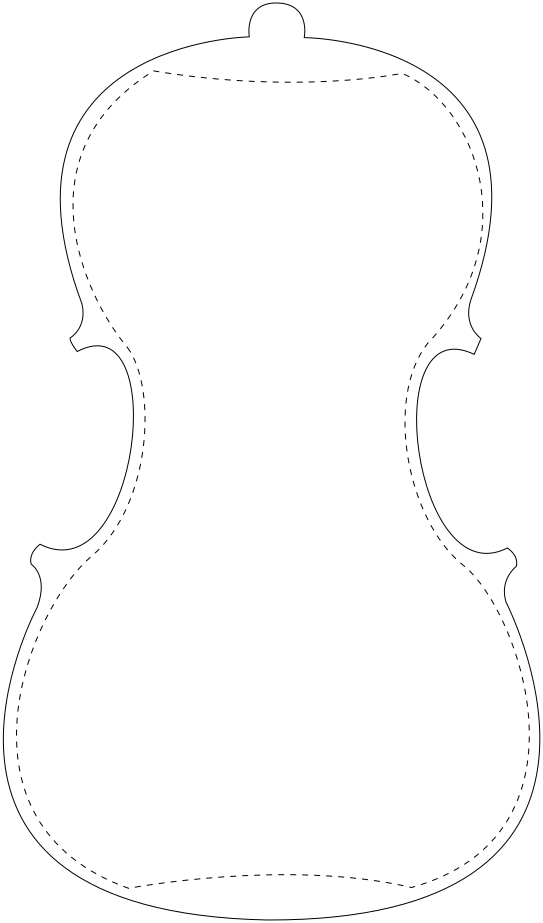
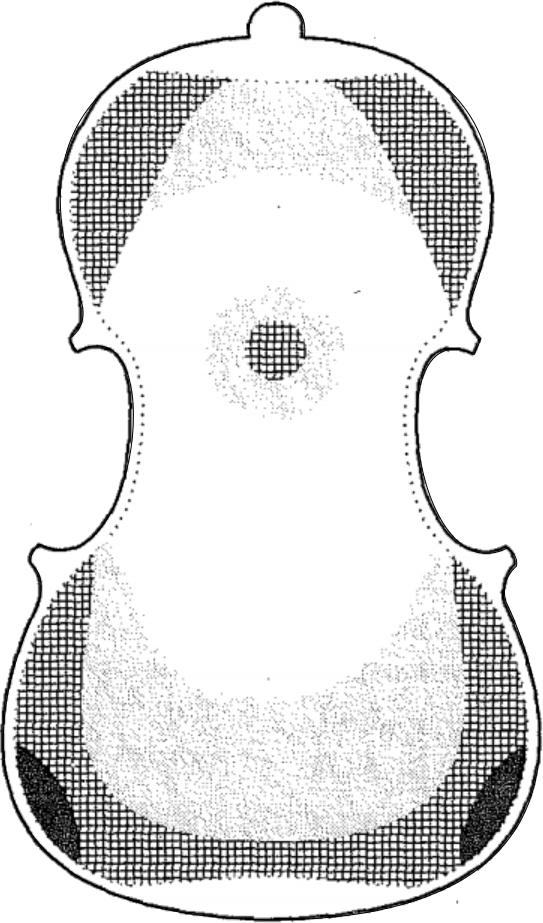
Layer changes from the first (543, 923) image to the second:
hid "plate inner contour" over [16, 70, 530, 889]
showed "back #5.png" over [0, 0, 543, 923]
